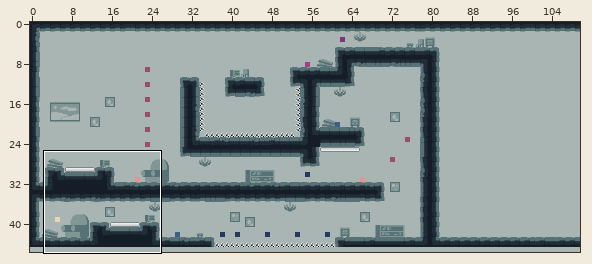
Two states of a Tiled map, assets/newLevels.tmx. The picture above shows the old version from afar; the outline marks the close-up.
Close-up. Before the commit:
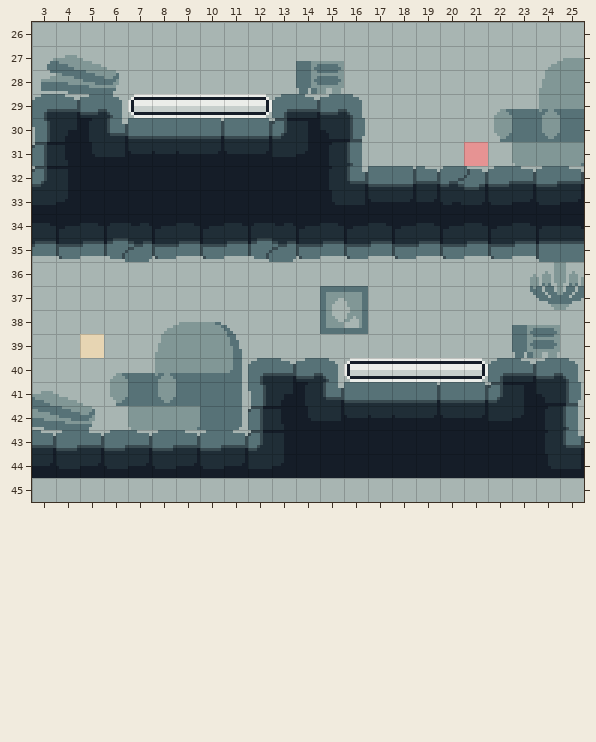
Cells are 8x8 px. Shown: x 3..25, y 26..45. The commit also changed other parts of the map, which this record leaves out.
After:
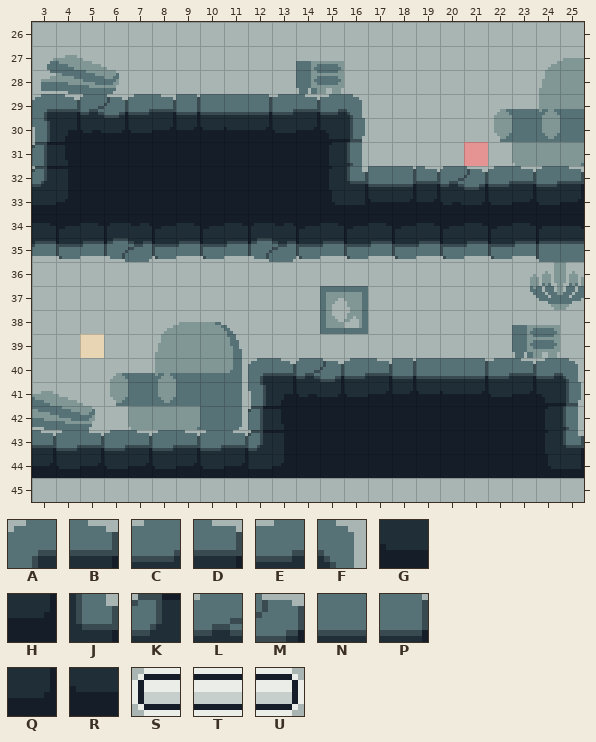
Key: from "tileset": A 0, B 1, C 2, D 3, E 4, F 5, G 26, H 27, J 55, K 56, L 144, M 145, N 146, P 147, Q 169, R 170, S 292, T 293, U 294.
_ is an empty cell.
Edits made:
Layer "ground":
y 29: x 5..14 EFSTTTTUAB -> LMCDPNNPCD
y 30: x 6..13 JNNNPNPK -> QGHHRRHG
y 40: x 14..23 EFSTTTTUAB -> LMCDPNNPCD
y 41: x 15..22 JNNNPNPK -> QGHHRRHG
Changed places in both close-ups, as pixel boxes (x1, y1, x2, y2):
changed: (80, 94, 317, 142)
changed: (296, 358, 533, 406)
